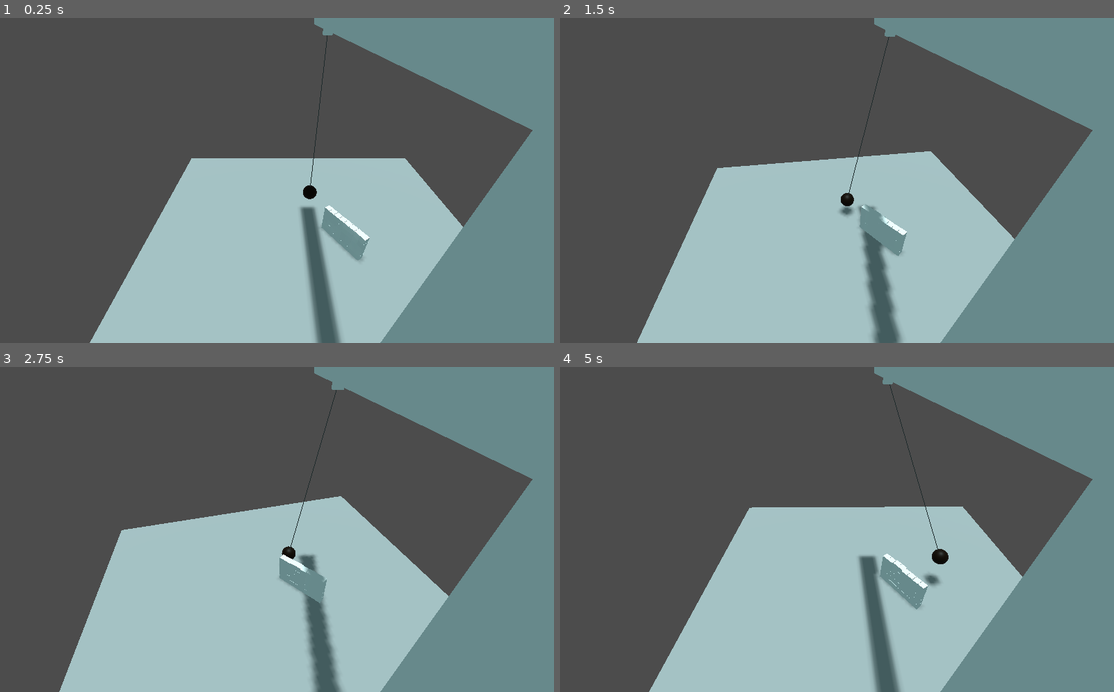
Above: before the commit, frames 1-4 (two rows, left to right).
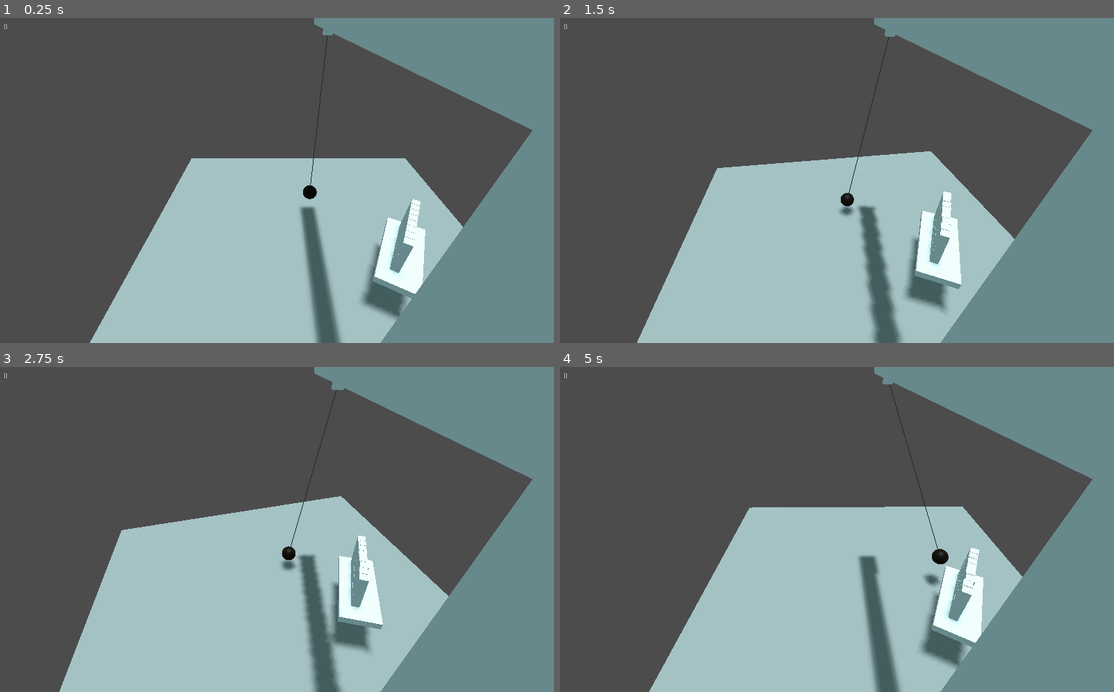
Above: after the commit, the same moments.

Repository: Aroweeri/Get-Rekt
Game: Godot game, scene res://level1.tscn
Same seed, same stepped clock (60 frames per second), same inputs: the game is played once before the commit and once after it.
Inputs (mouse positions are in pixels of both pictures, inside the frame that each line leads up to):
- Up to frame 1 (0.25 s): no input
- Up to frame 2 (1.5 s): move the mouse to (958, 164) at 0.52 s; press the mouse at (958, 164) at 0.53 s; hold E (rotate_right) 0.53-1.28 s; move the mouse to (726, 196) at 1.27 s; release the mouse at (726, 196) at 1.28 s; hold O (backward) from 1.28 s (still down); right-click (726, 196) at 1.35 s
- Up to frame 3 (2.75 s): move the mouse to (332, 458) at 2.02 s; release O (backward) at 2.03 s; press the mouse at (332, 458) at 2.03 s; hold E (rotate_right) from 2.03 s (still down)
- Up to frame 4 (5 s): move the mouse to (809, 594) at 2.77 s; release E (rotate_right) at 2.78 s; release the mouse at (809, 594) at 2.78 s; hold , (forward) 2.78-3.53 s; right-click (809, 594) at 2.85 s; move the mouse to (1003, 578) at 3.52 s; press the mouse at (1003, 578) at 3.53 s; hold A (rotate_left) from 3.53 s (still down); move the mouse to (670, 480) at 4.27 s; release the mouse at (670, 480) at 4.28 s; right-click (670, 480) at 4.35 s

The runs differ from the first frame. In frame 1, 3.4% of the frame differs, in the area x 0-77%, y 1-93%; in frame 2, 3.1%; in frame 3, 2.9%; in frame 4, 3.4%, in the area x 0-77%, y 1-94%.

Commit message:
Detect when wall pieces are exiting their area.

Diff:
--- /dev/null
+++ b/level1.gd
@@ -0,0 +1,10 @@
+extends Spatial
+
+var score;
+
+func _process(delta):
+	score = 0;
+	for i in $target1.get_children():
+		if(!$target1area.overlaps_body(i.get_node("RigidBody"))):
+			score+=1;
+	$score.text = str(score);
--- a/level1.tscn
+++ b/level1.tscn
@@ -1,8 +1,9 @@
-[gd_scene load_steps=7 format=2]
+[gd_scene load_steps=11 format=2]
 
 [ext_resource path="res://ground.tres" type="Material" id=1]
 [ext_resource path="res://structure1.tscn" type="PackedScene" id=2]
 [ext_resource path="res://crane.tscn" type="PackedScene" id=3]
+[ext_resource path="res://level1.gd" type="Script" id=4]
 
 [sub_resource type="Environment" id=1]
 ambient_light_color = Color( 0.74902, 0.988235, 1, 1 )
@@ -13,7 +14,16 @@
 [sub_resource type="ConcavePolygonShape" id=3]
 data = PoolVector3Array( -1, 1, 1, 1, 1, 1, -1, -1, 1, 1, 1, 1, 1, -1, 1, -1, -1, 1, 1, 1, -1, -1, 1, -1, 1, -1, -1, -1 …(284 unchanged characters)…
 
+[sub_resource type="BoxShape" id=4]
+extents = Vector3( 2.25228, 1.44745, 1.22299 )
+
+[sub_resource type="CubeMesh" id=5]
+
+[sub_resource type="ConvexPolygonShape" id=6]
+points = PoolVector3Array( -1, 1, 1, 1, 1, -1, 1, 1, 1, -1, 1, -1, -1, -1, 1, 1, -1, -1, 1, -1, 1, -1, -1, -1, 1, 1, 1, -1, 1, -1, 1, 1, -1, -1, 1, 1, 1, -1, 1, -1, -1, -1, 1, -1, -1, -1, -1, 1, 1, 1, 1, -1, -1, 1, -1, 1, 1, 1, -1, 1, 1, 1, -1, -1, -1, -1, -1, 1, -1, 1, -1, -1 )
+
 [node name="level1" type="Spatial"]
+script = ExtResource( 4 )
 
 [node name="DirectionalLight" type="DirectionalLight" parent="."]
 transform = Transform( 1, 0, 0, 0, -4.37114e-08, 1, 0, -1, -4.37114e-08, 0, 12.869, -6.35171 )
@@ -34,9 +44,36 @@
 transform = Transform( 11.114, 0, 0, 0, 1, 0, 0, 0, 11.114, -0.180792, -0.963347, 0.0371075 )
 shape = SubResource( 3 )
 
-[node name="Spatial" parent="." instance=ExtResource( 2 )]
-transform = Transform( 0.829915, 0, 0.55789, 0, 1, 0, -0.55789, 0, 0.829915, 0.373429, 0.114076, 1.94148 )
+[node name="target1" parent="." instance=ExtResource( 2 )]
+transform = Transform( 0.856555, 0, -0.516055, 0, 1, 0, 0.516055, 0, 0.856555, -2.00195, 2.67973, 4.28568 )
 
 [node name="crane" parent="." instance=ExtResource( 3 )]
 
 [node name="Node" type="Node" parent="."]
+
+[node name="target1area" type="Area" parent="."]
+transform = Transform( 0.866025, 0, -0.5, 0, 1, 0, 0.5, 0, 0.866025, -2.34979, 3.40613, 4.20204 )
+
+[node name="CollisionShape" type="CollisionShape" parent="target1area"]
+shape = SubResource( 4 )
+
+[node name="StaticBody" type="StaticBody" parent="."]
+transform = Transform( 0.875507, 0, -0.483206, 0, 1, 0, 0.483206, 0, 0.875507, -2.41853, 2.39968, 4.23925 )
+
+[node name="MeshInstance" type="MeshInstance" parent="StaticBody"]
+transform = Transform( 2.17605, 0, 0, 0, 0.2, 0, 0, 0, 1, 0, 0, 0 )
+mesh = SubResource( 5 )
+material/0 = null
+
+[node name="CollisionShape" type="CollisionShape" parent="StaticBody"]
+transform = Transform( 2.17605, 0, 0, 0, 0.2, 0, 0, 0, 1, 0, 0, 0 )
+shape = SubResource( 6 )
+
+[node name="score" type="Label" parent="."]
+margin_left = 10.0
+margin_top = 10.0
+margin_right = 50.0
+margin_bottom = 24.0
+__meta__ = {
+"_edit_use_anchors_": false
+}
